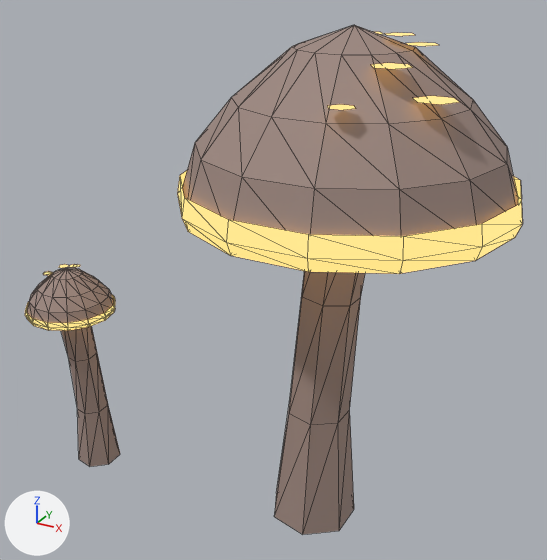
The Blender file assets/models/glowing_mushroom/blender/cap_v03.blend: old version first, new version second.
Camera for both pictures: a camera (50 mm lens) standing at (0.883, -1.884, 1.76) and looking at (-0.195, 0.076, 0.78). The axes (+X, +Y, +Z) are drawn at lower left. The lights are the same throughout. The picture after the commit comes second. Mesh edges are drawn as thin lines.

Before the edit, the objects in view are built like this:
```python
mat_mushroomglow_cap_v03 = principled_material('MushroomGlow_cap_v03')
mat_mushroomglow_cap_v03.base_color = (0.05, 0.05, 0.06)  # dark grey #3f3f45
mat_mushroomglow_cap_v03.roughness = 0.62
mat_mushroomglow_cap_v03.emission_color = (1.0, 0.63, 0.19)  # orange #ffd079
mat_mushroomglow_cap_v03.emission_strength = 1.208
me_mushroom_cap_flesh = bpy.data.meshes.new('mushroom_cap_flesh')
me_mushroom_cap_flesh.from_pydata(...)  # 196 vertices, 310 faces; spans x -1.0..0.54, y -0.41..0.53, z 0.0..1.57
me_mushroom_cap_flesh.materials.append(mat_mushroomflesh_cap_v03)  # brown #9b867e
me_mushroom_cap_glow = bpy.data.meshes.new('mushroom_cap_glow')
me_mushroom_cap_glow.from_pydata(...)  # 268 vertices, 292 faces; spans x -1.01..0.55, y -0.42..0.54, z 0.62..1.55
me_mushroom_cap_glow.materials.append(mat_mushroomglow_cap_v03)  # dark grey #3f3f45, glowing orange #ffd079
ob_mushroom_cap_flesh_nocol = bpy.data.objects.new('mushroom_cap_flesh_nocol', me_mushroom_cap_flesh)
ob_mushroom_cap_flesh_nocol.location = (0.0, 0.0, 0.0)
ob_mushroom_cap_glow_nocol = bpy.data.objects.new('mushroom_cap_glow_nocol', me_mushroom_cap_glow)
ob_mushroom_cap_glow_nocol.location = (0.0, 0.0, 0.0)
```
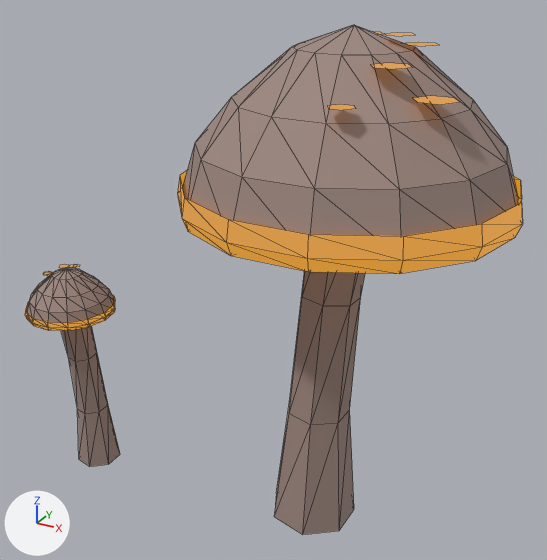
Location of each change, [x1, y1, x2, y2] in pixels of the pictures (547 x 560 px):
'mushroom_cap_glow_nocol', recoloured, surface changed: [25, 32, 523, 331] in both

Edits to the bpy script that builds the scene:
```text
Change mat_mushroomglow_cap_v03:
    mat_mushroomglow_cap_v03.emission_color: (1.0, 0.63, 0.19) -> (0.619, 0.26, 0.0124)  # orange #ffd079 -> orange #ce8b1d
    mat_mushroomglow_cap_v03.emission_strength: 1.208 -> 1.0
```
